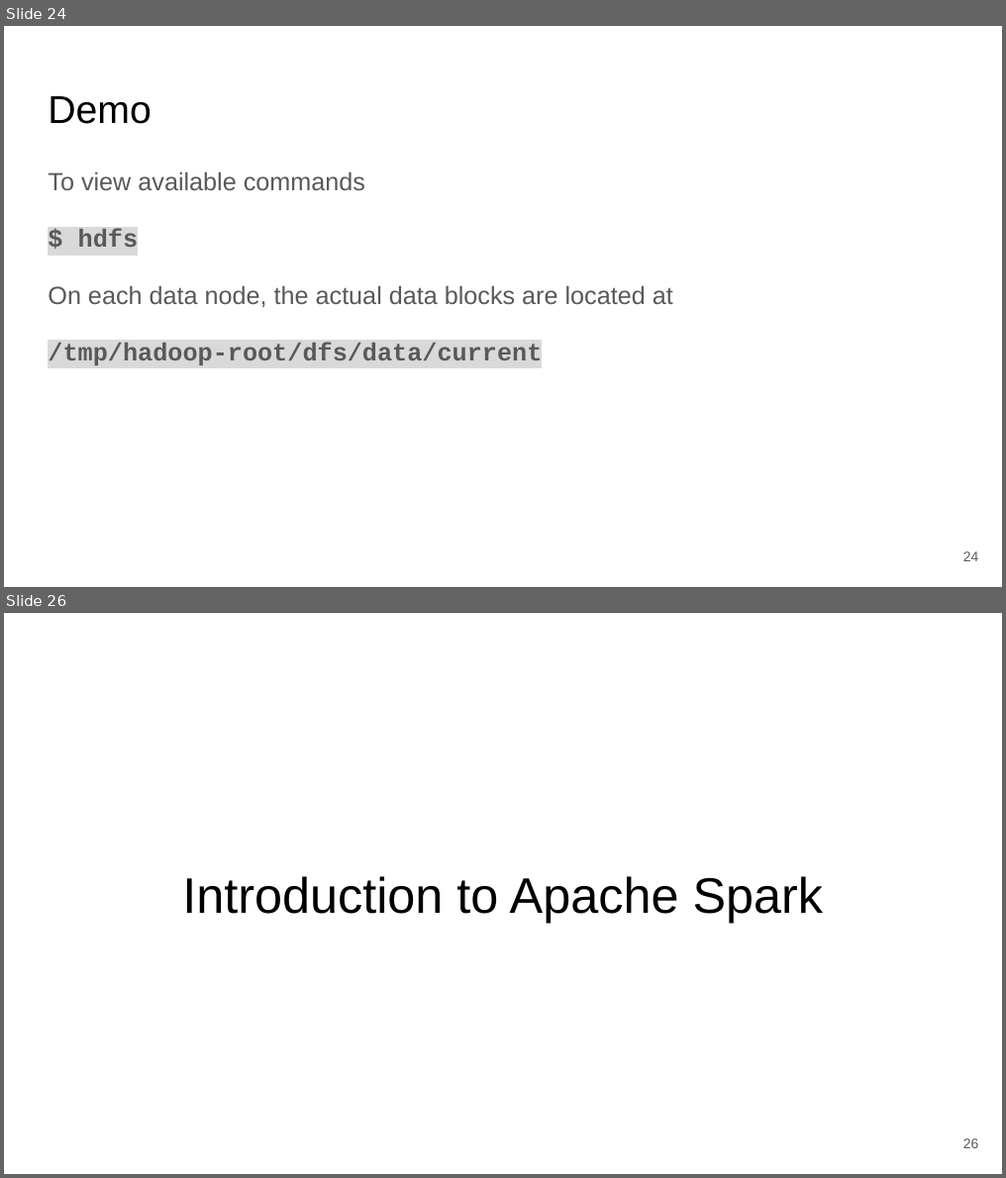
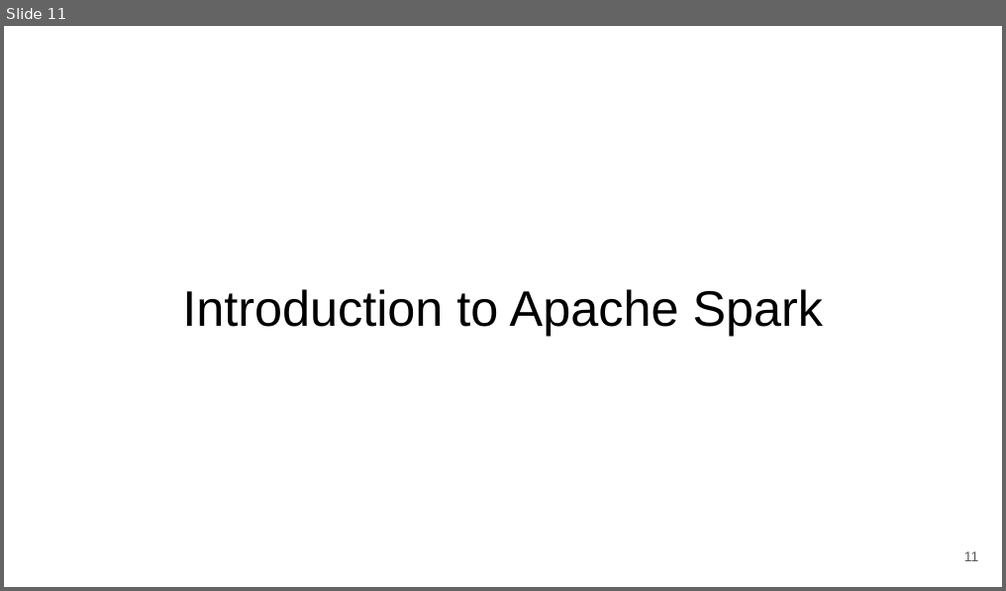
Before and after one commit to clemsonciti/workshop-python-intro-to-spark, a slide deck: Getting_started.pptx. Shown one above the other, each under a label of ours: slides 24 and 26 before the commit, slide 11 after it; the slides between them are not shown. The pictures are 1006x1178 and 1006x591 pixels, drawn with LibreOffice and Linux fonts; fonts in the diff are those of the drawing. Boxes give left, top, right and bottom in pixels: in the first picture for what was removed or moved away, otherwise in the second. Text is boxed around its words. In the diff, an @@ line names an element or a change of style, - is before the commit and + after.

```diff
--- a/Getting_started.pptx
+++ b/Getting_started.pptx
@@ slide 24 removed at [4, 26, 1002, 587], background #FFFFFF @@
@@ title removed at [48, 96, 151, 124] @@
-Demo
@@ text removed at [48, 172, 673, 366] @@
-To view available commands
-$ hdfs
-On each data node, the actual data blocks are located at
-/tmp/hadoop-root/dfs/data/current
@@ page number removed at [963, 552, 979, 562] @@
-24
@@ what was slide 26 is now slide 11 @@
@@ page number at [964, 552, 978, 562]: text changed @@
-26
+11
```
Also in this commit, not shown: 1 slide changed, 14 other slides removed.
